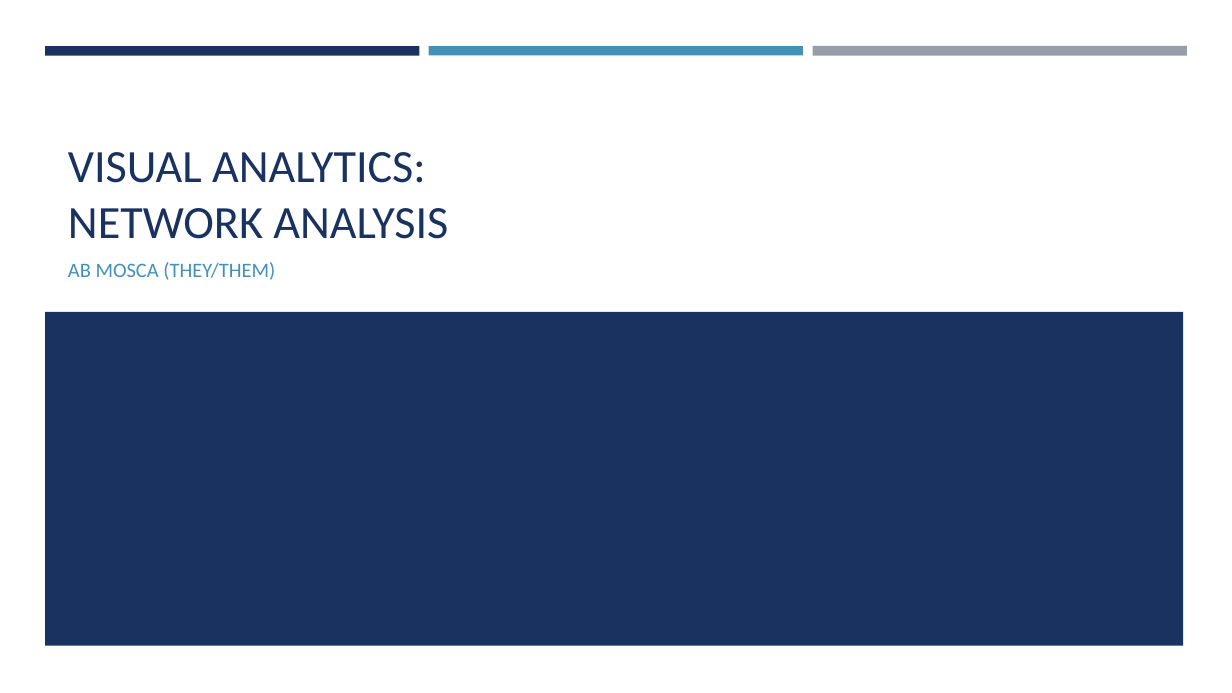
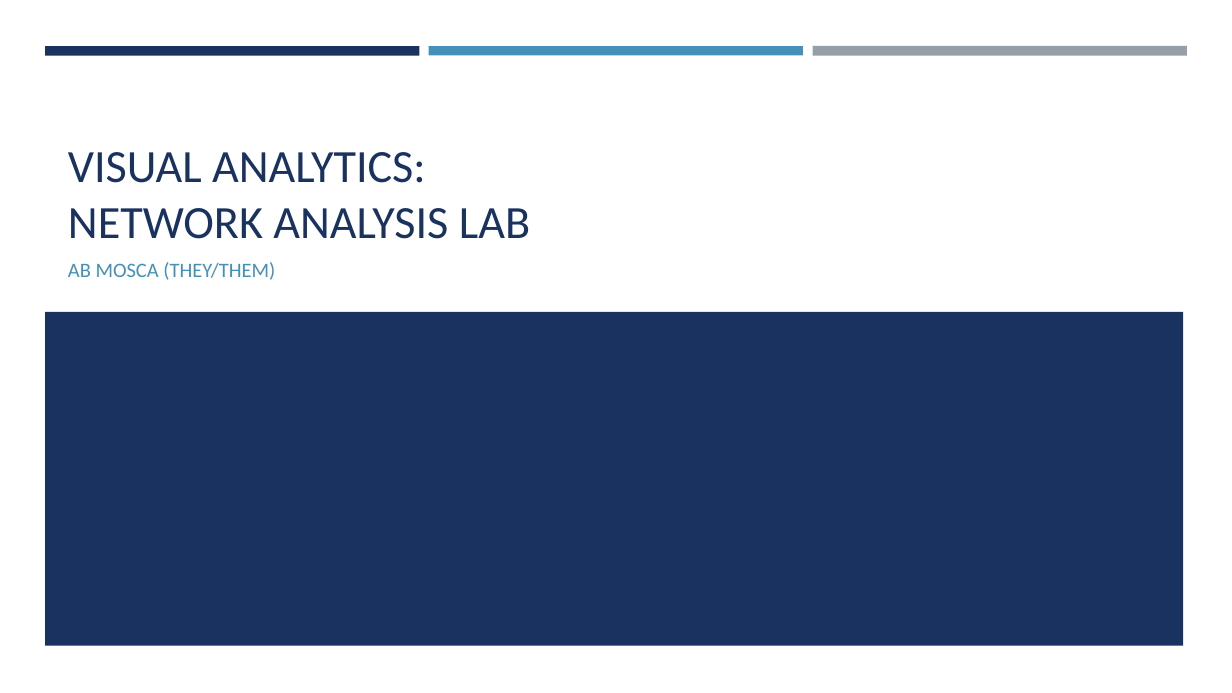
Before and after one commit to amosca01/SDS-CSC235, a slide deck: slide 1 of slides/08-network-lab.pptx. Drawn at 1232x693 pixels with LibreOffice and Linux fonts; fonts in the diff are those of the drawing. Boxes give left, top, right and bottom in pixels: in the first picture for what was removed or moved away, otherwise in the second. Text is boxed around its words. In the diff, an @@ line names an element or a change of style, - is before the commit and + after.

```diff
--- a/slides/08-network-lab.pptx
+++ b/slides/08-network-lab.pptx
@@ title at <box>68,152,530,239</box>: text changed @@
-VISUAL ANALYTICS:
-NETWORK ANALYSIS
+VISUAL ANALYTICS:
+NETWORK ANALYSIS LAB
```
Also in this commit, not shown: 41 other files.
